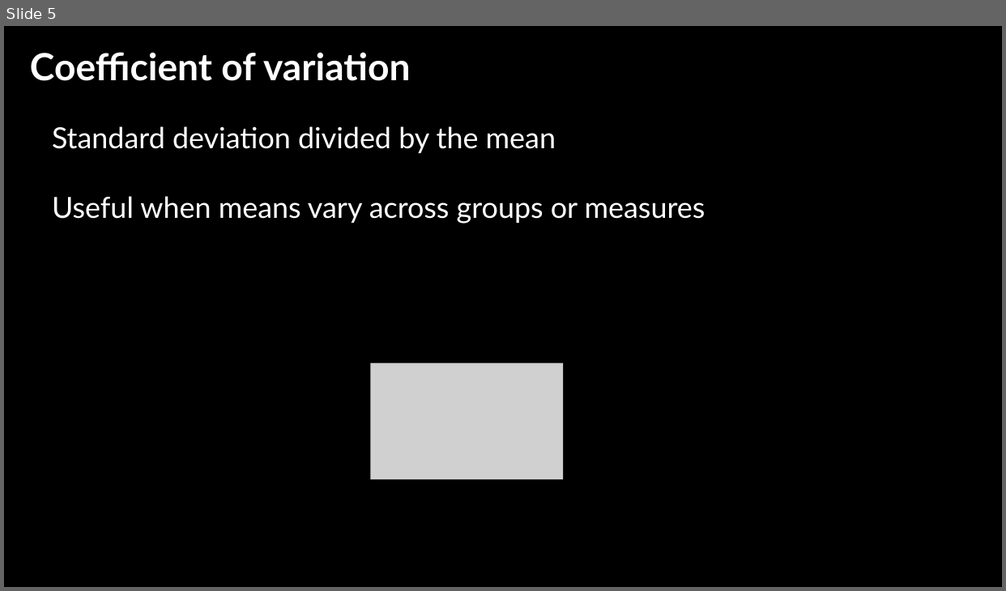
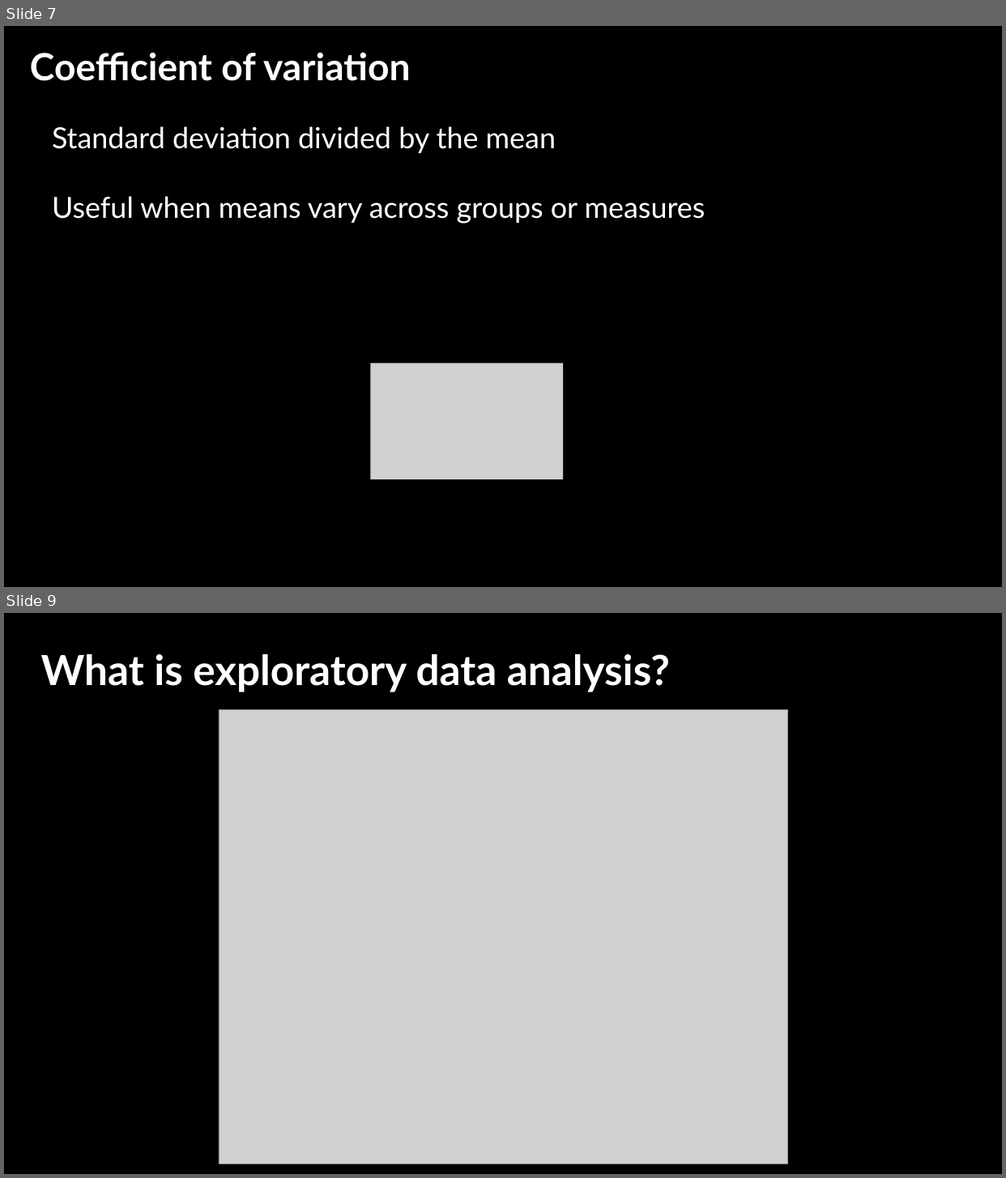
Before and after one commit to jshannon75/geog4300, a slide deck: in_class_slides/previous year slides/geog4300_W04-1 Classification and descriptive stats.pptx. Shown one above the other, each under a label of ours: slide 5 before the commit, slides 7 and 9 after it; the slides between them are not shown. The pictures are 1006x591 and 1006x1178 pixels, drawn with LibreOffice and Linux fonts; fonts in the diff are those of the drawing; grey boxes stand for pictures; background and template pictures are left out. Boxes give left, top, right and bottom in pixels: in the first picture for what was removed or moved away, otherwise in the second. Text is boxed around its words. In the diff, an @@ line names an element or a change of style, - is before the commit and + after.

```diff
--- a/in_class_slides/previous year slides/geog4300_W04-1 Classification and descriptive stats.pptx
+++ b/in_class_slides/previous year slides/geog4300_W04-1 Classification and descriptive stats.pptx
@@ slide 9 added at box(4, 613, 1002, 1174), background picture (left out) @@
@@ text added at box(41, 654, 670, 692), 40 pt, text #FFFFFF, bold @@
+What is exploratory data analysis?
@@ picture added at box(219, 709, 788, 1164) @@
@@ what was slide 5 is now slide 7 @@
```
Also in this commit, not shown: 3 slides changed, 4 other slides added, 4 slides removed, 6 other files.
